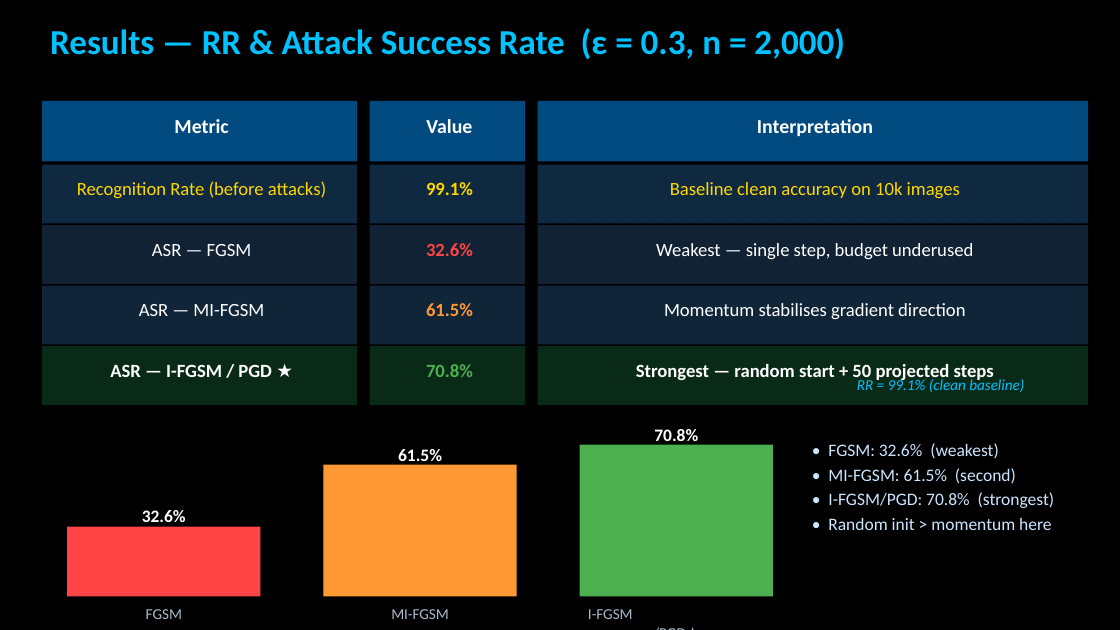
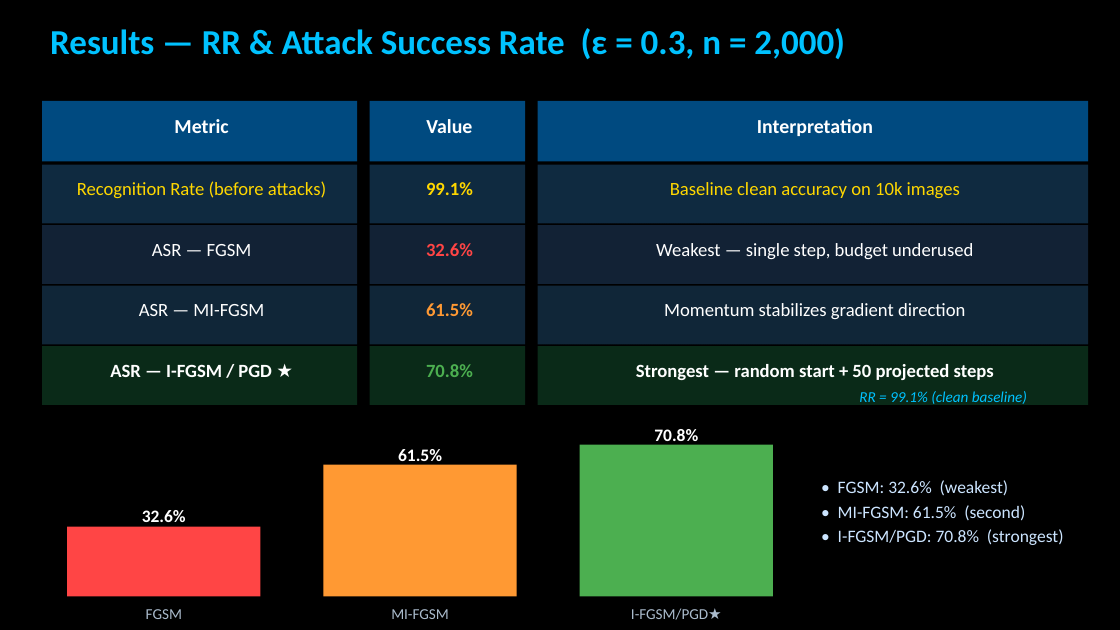
Before and after one commit to zxu235/ai-hw-spring-2026-Ziru-Xu, a slide deck: slide 5 of Assignment7.1-Attack_MNIST_Presentation.pptx. Drawn at 1120x630 pixels with LibreOffice and Linux fonts; fonts in the diff are those of the drawing; background and template pictures are left out. Boxes give left, top, right and bottom in pixels: in the first picture for what was removed or moved away, otherwise in the second. Text is boxed around its words. In the diff, an @@ line names an element or a change of style, - is before the commit and + after.

```diff
--- a/Assignment7.1-Attack_MNIST_Presentation.pptx
+++ b/Assignment7.1-Attack_MNIST_Presentation.pptx
@@ text at (664,303,965,319): text changed @@
-Momentum stabilises gradient direction
+Momentum stabilizes gradient direction
@@ text "RR = 99.1% (clean baseline)": place and size @@
-text "RR = 99.1% (clean baseline)" at (857,377,1024,392)
+text "RR = 99.1% (clean baseline)" at (859,391,1027,407)
@@ text "• FGSM: 32.6% (weakest)": place and size @@
-text "• FGSM: 32.6% (weakest)" at (828,443,1055,530)
+text "• FGSM: 32.6% (weakest)" at (838,480,1064,545)
@@ text at (828,518,1051,530): paragraph removed @@
-• Random init > momentum here
@@ text at (631,608,722,620): spaces changed @@
-I-FGSM
-/PGD★
+I-FGSM/PGD★
```
Also in this commit, not shown: 4 other slides changed, 1 slide added, 1 slide removed, 1 other file.
